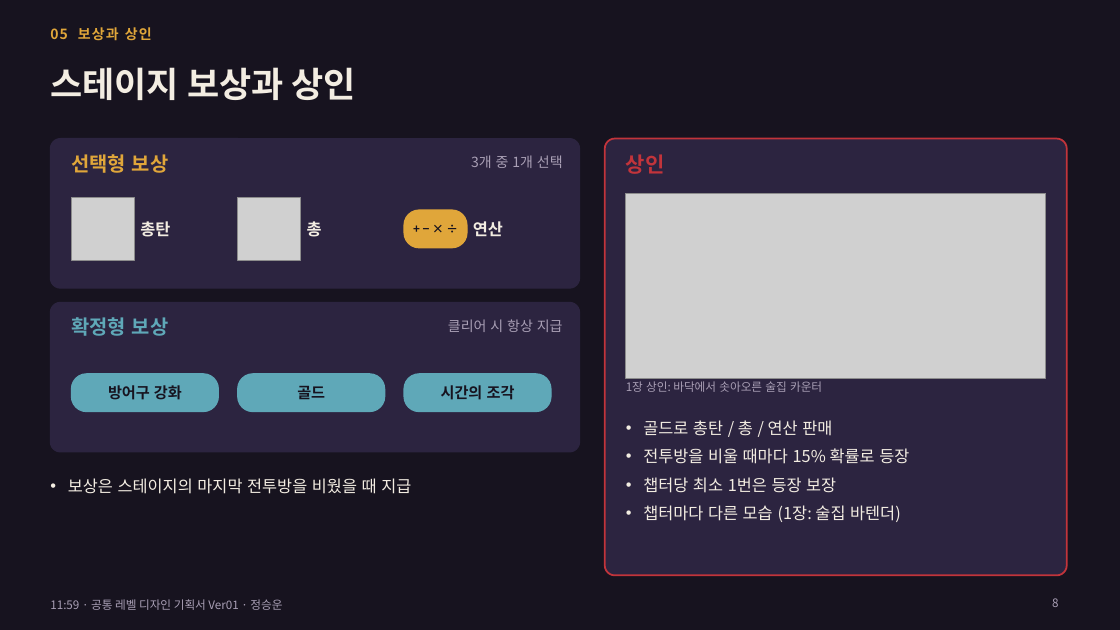
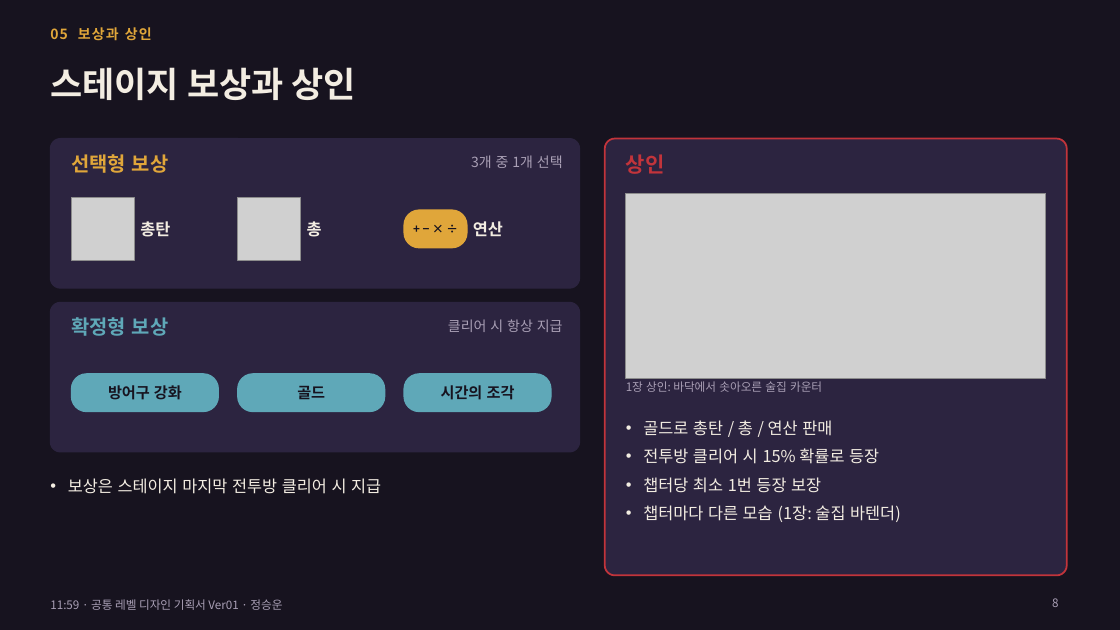
Before and after one commit to inory16351/Cat_Tang, a slide deck: slide 8 of docs/1159_공통_레벨디자인_기획서_20261116_정승운_Ver01.pptx. Drawn at 1120x630 pixels with LibreOffice and Linux fonts; fonts in the diff are those of the drawing; grey boxes stand for pictures. Boxes give left, top, right and bottom in pixels: in the first picture for what was removed or moved away, otherwise in the second. Text is boxed around its words. In the diff, an @@ line names an element or a change of style, - is before the commit and + after.

```diff
--- a/docs/1159_공통_레벨디자인_기획서_20261116_정승운_Ver01.pptx
+++ b/docs/1159_공통_레벨디자인_기획서_20261116_정승운_Ver01.pptx
@@ text at bbox=[643, 448, 879, 493]: text changed @@
-• 전투방을 비울 때마다 15% 확률로 등장
-• 챕터당 최소 1번은 등장 보장
+• 전투방 클리어 시 15% 확률로 등장
+• 챕터당 최소 1번 등장 보장
@@ text at bbox=[68, 478, 381, 494]: text changed @@
-• 보상은 스테이지의 마지막 전투방을 비웠을 때 지급
+• 보상은 스테이지 마지막 전투방 클리어 시 지급
```
Also in this commit, not shown: 9 other slides changed, 1 other file.
